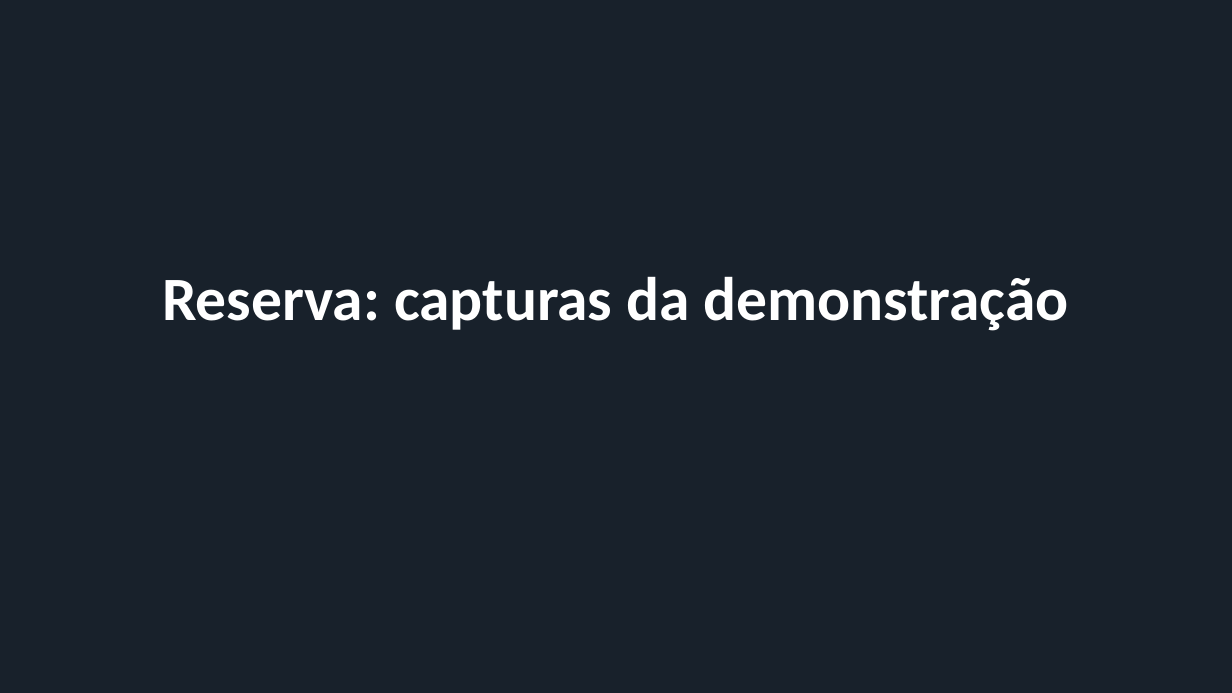
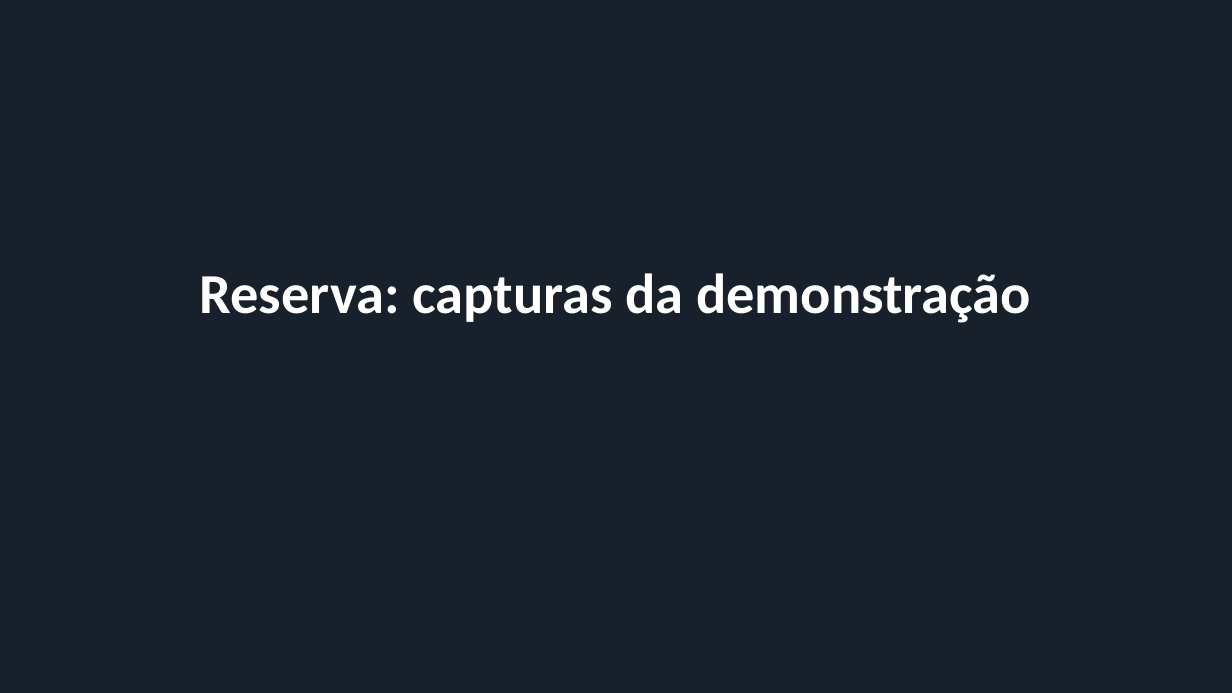
Before and after one commit to SCCPScar/MandarinCourse, a slide deck: slide 14 of docs/entregas/Apresentação - Chá.pptx. Drawn at 1232x693 pixels with LibreOffice and Linux fonts; fonts in the diff are those of the drawing. Boxes give left, top, right and bottom in pixels: in the first picture for what was removed or moved away, otherwise in the second. Text is boxed around its words. In the diff, an @@ line names an element or a change of style, - is before the commit and + after.

```diff
--- a/docs/entregas/Apresentação - Chá.pptx
+++ b/docs/entregas/Apresentação - Chá.pptx
@@ title "Reserva: capturas da demonstração": place and size @@
-title "Reserva: capturas da demonstração" at (162,276,1069,331)
+title "Reserva: capturas da demonstração" at (200,273,1031,323)
@@ title "Reserva: capturas da demonstração" at (200,273,1031,323): size 48 to 44 pt @@
```
Also in this commit, not shown: 22 other slides changed, 6 other files.
